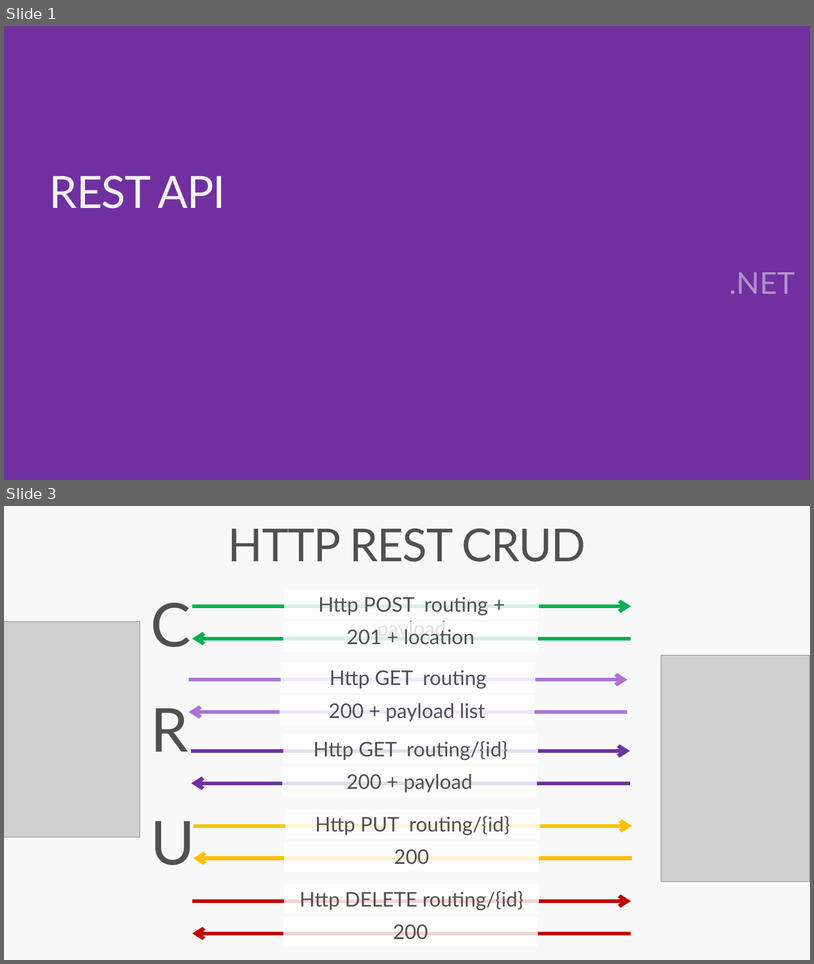
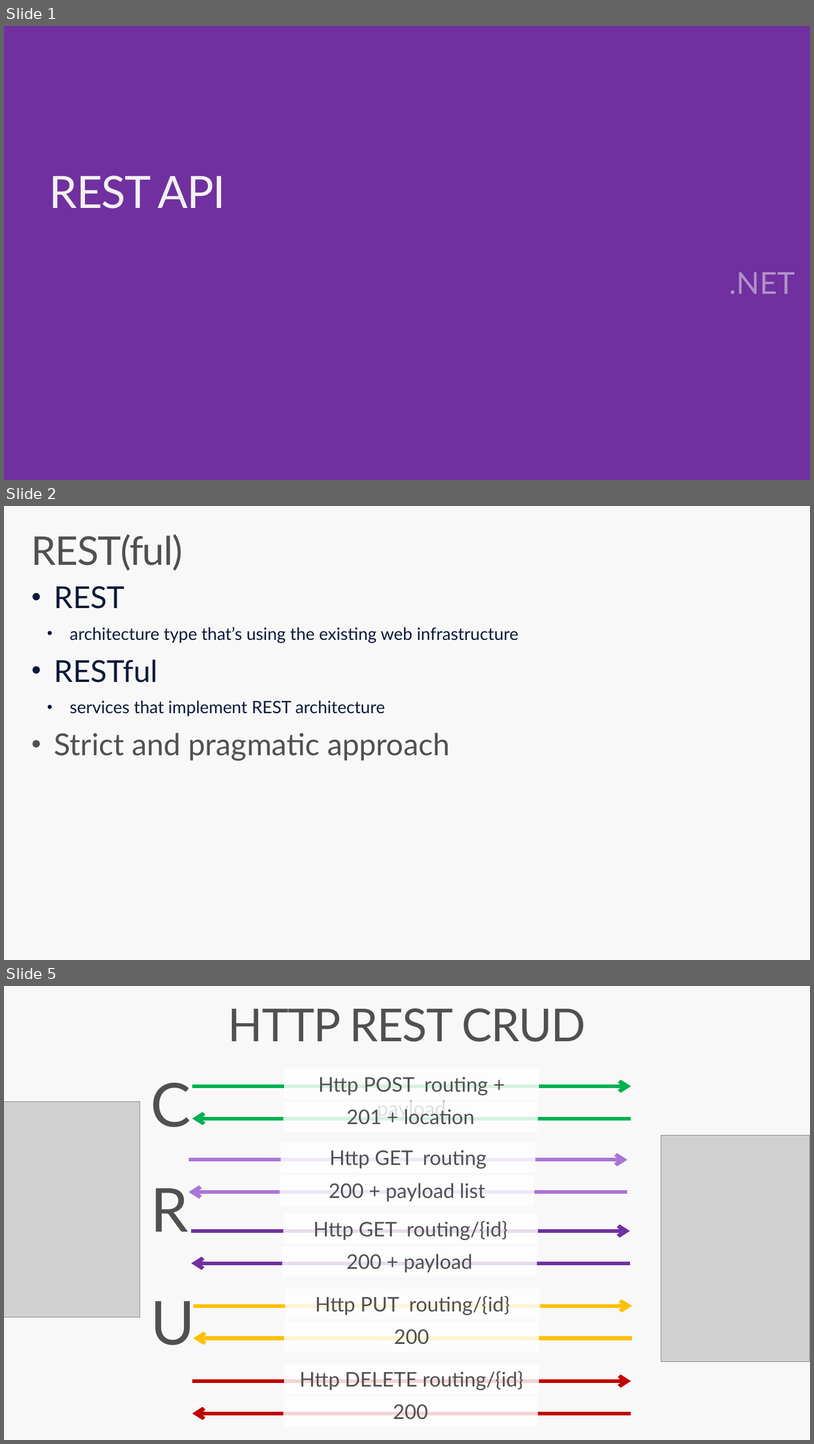
Before and after one commit to jlamch/.net-core, a slide deck: 2.rest-api-introduction.pptx. Shown one above the other, each under a label of ours: slides 1 and 3 before the commit, slides 1, 2 and 5 after it; the slides between them are not shown. The pictures are 814x964 and 814x1444 pixels, drawn with LibreOffice and Linux fonts; fonts in the diff are those of the drawing; grey boxes stand for pictures; background and template pictures are left out. Boxes give left, top, right and bottom in pixels: in the first picture for what was removed or moved away, otherwise in the second. Text is boxed around its words. In the diff, an @@ line names an element or a change of style, - is before the commit and + after.

```diff
--- a/2.rest-api-introduction.pptx
+++ b/2.rest-api-introduction.pptx
@@ slide 2 added at (4, 506, 810, 960), background #F8F8F8 @@
@@ title added at (32, 534, 183, 571), 47 pt, text #505050 @@
+REST(ful)
@@ text added at (54, 586, 518, 760), 20.3 pt, text #0C1937 @@
+• REST
+  • architecture type that’s using the existing web infrastructure
+• RESTful
+  • services that implement REST architecture
+• Strict and pragmatic approach
@@ what was slide 3 is now slide 5 @@
```
Also in this commit, not shown: 6 slides changed, 2 other slides added, 1 other file.
